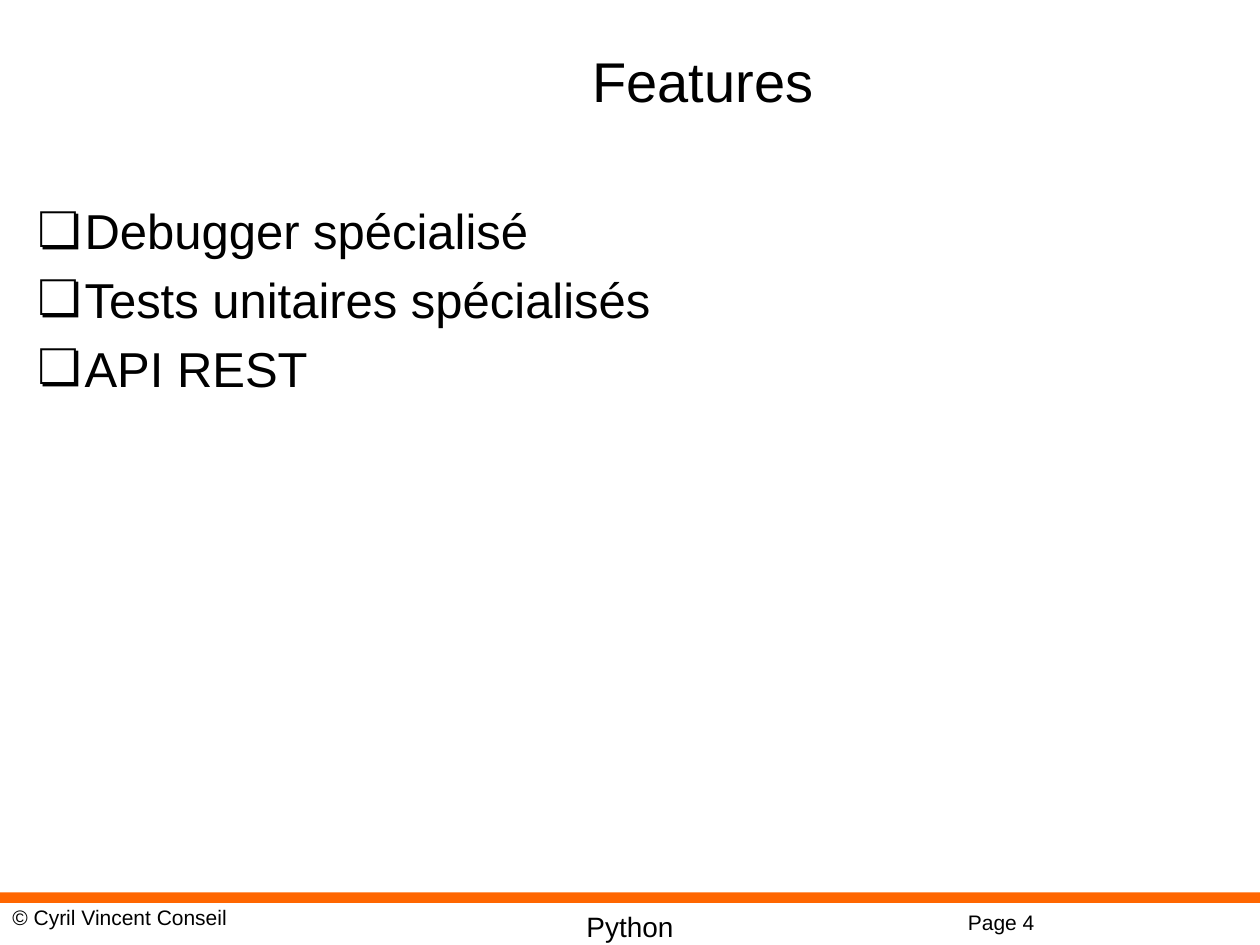
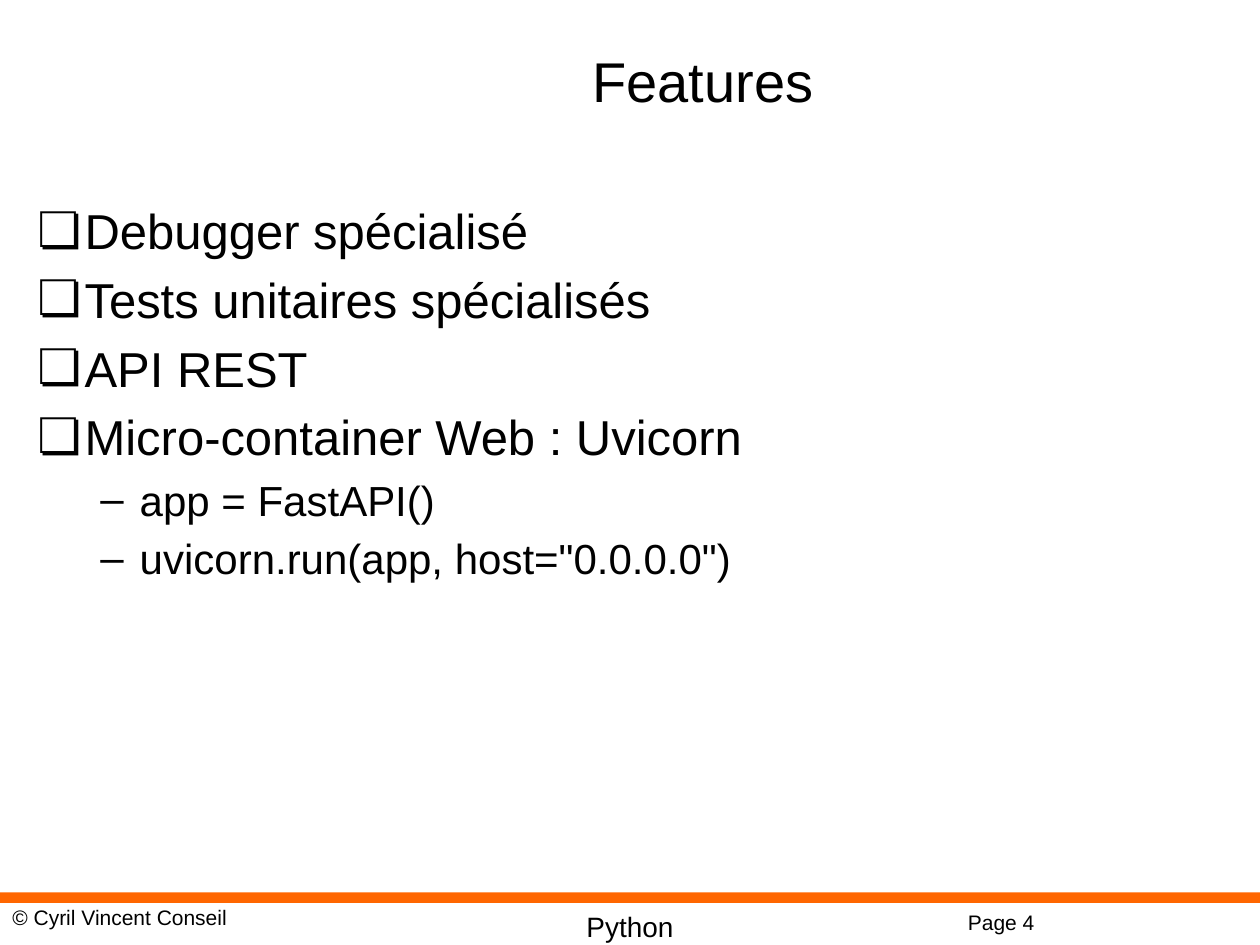
Before and after one commit to cyrilvincent/python, a slide deck: slide 4 of ppt/FastAPI.pptx. Drawn at 1260x945 pixels with LibreOffice and Linux fonts; fonts in the diff are those of the drawing; background and template pictures are left out. Boxes give left, top, right and bottom in pixels: in the first picture for what was removed or moved away, otherwise in the second. Text is boxed around its words. In the diff, an @@ line names an element or a change of style, - is before the commit and + after.

```diff
--- a/ppt/FastAPI.pptx
+++ b/ppt/FastAPI.pptx
@@ text at box(85, 419, 742, 583): paragraphs added @@
+❏ Micro-container Web : Uvicorn
+  – app = FastAPI()
+  – uvicorn.run(app, host="0.0.0.0")
```
Also in this commit, not shown: 1 other slide changed, 5 other files.
